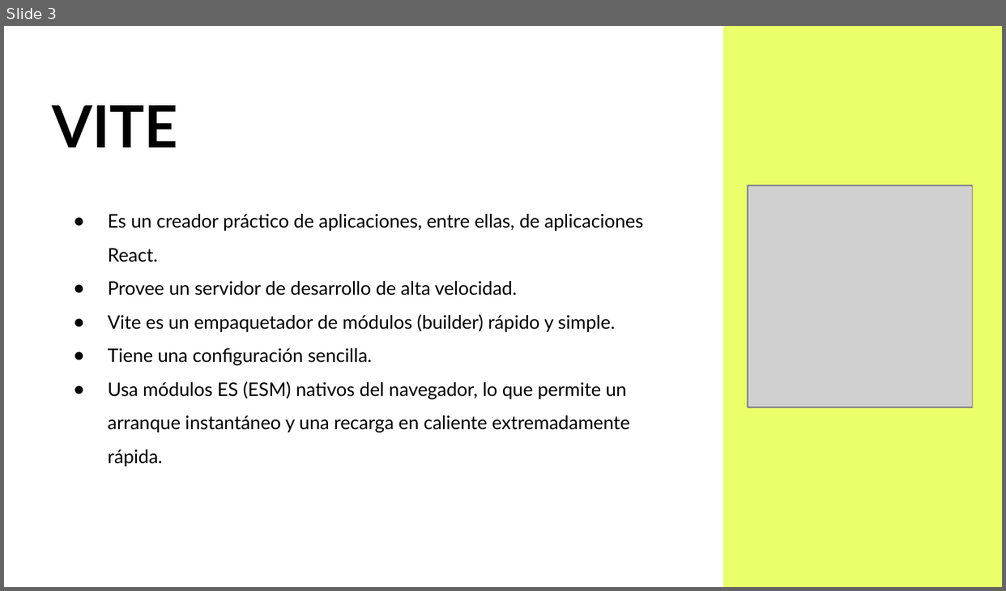
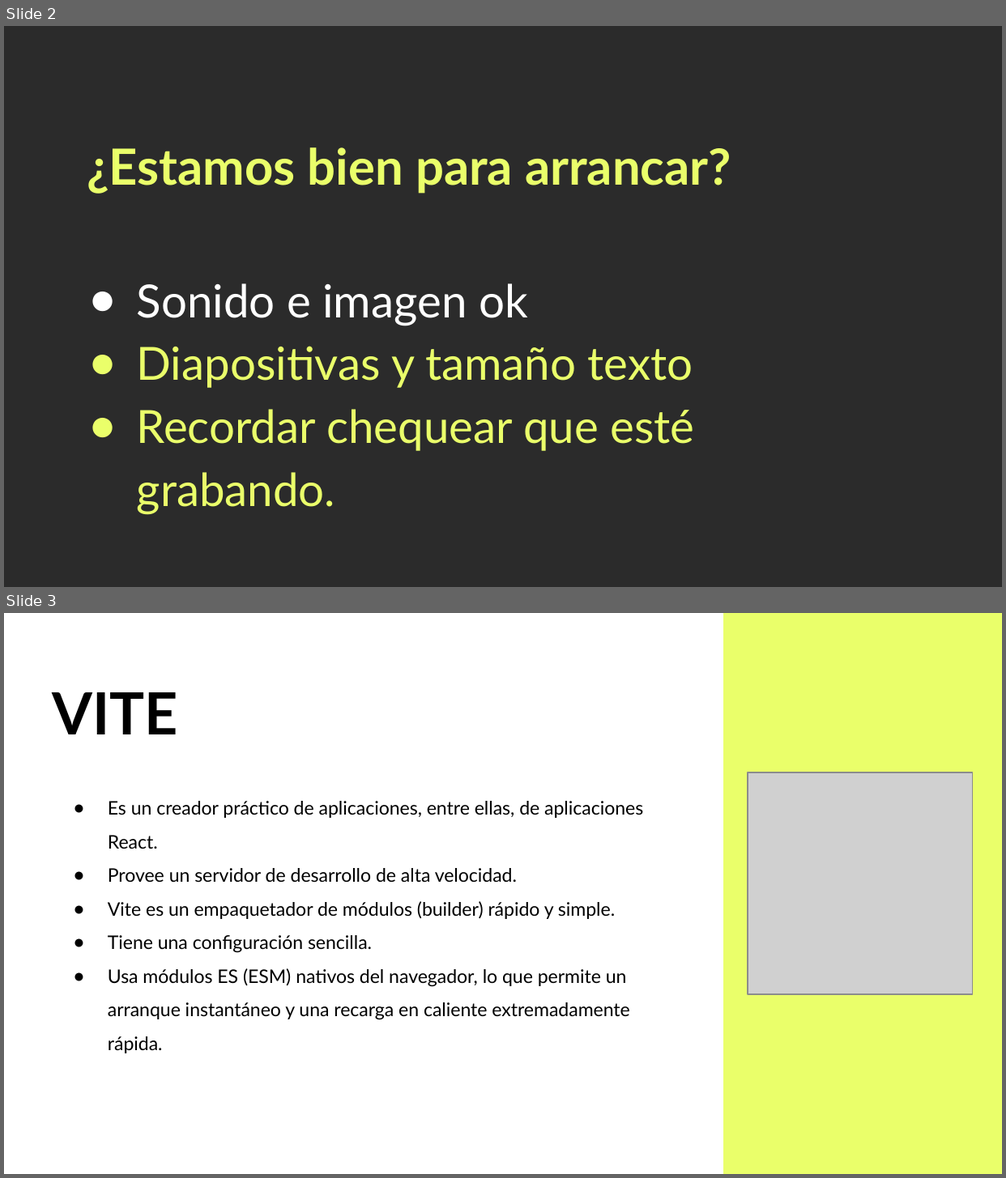
Before and after one commit to Arturogrottoli/Project-React-Js, a slide deck: Clase02/React 2 v.end.pptx. Shown one above the other, each under a label of ours: slide 3 before the commit, slides 2 and 3 after it. The pictures are 1006x591 and 1006x1178 pixels, drawn with LibreOffice and Linux fonts; fonts in the diff are those of the drawing; grey boxes stand for pictures; background and template pictures are left out; a plain dark background stands for a picture behind light text. Boxes give left, top, right and bottom in pixels: in the first picture for what was removed or moved away, otherwise in the second. Text is boxed around its words. In the diff, an @@ line names an element or a change of style, - is before the commit and + after.

```diff
--- a/Clase02/React 2 v.end.pptx
+++ b/Clase02/React 2 v.end.pptx
@@ slide 2 added at (x1=4, y1=26, x2=1002, y2=587), background picture (left out) @@
@@ text added at (x1=87, y1=148, x2=731, y2=515), 33 pt, text #EAFF6A @@
+¿Estamos bien para arrancar?
+● Sonido e imagen ok
+● Diapositivas y tamaño texto
+● Recordar chequear que esté grabando.
```
Also in this commit, not shown: 1 slide changed, 1 slide removed, 1 other file.
